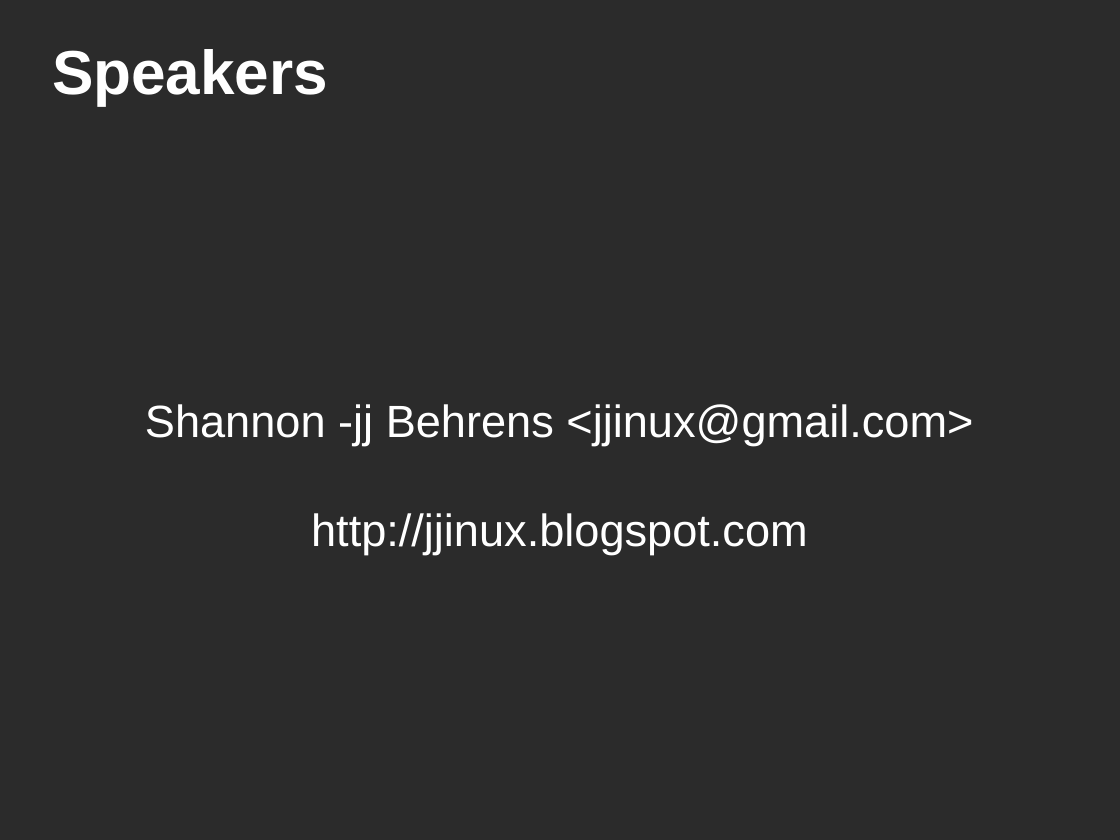
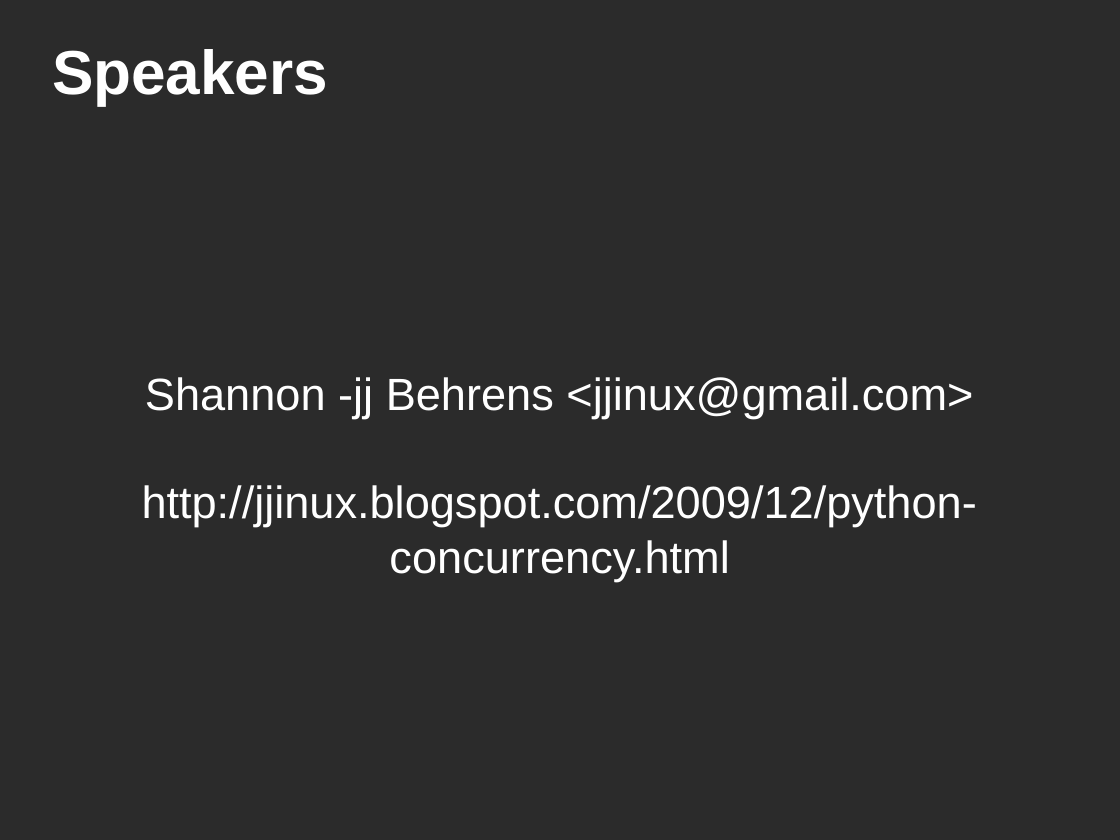
Before and after one commit to jjinux/concurrency-200912, a slide deck: slide 3 of slides.odp. Drawn at 1120x840 pixels with LibreOffice and Linux fonts; fonts in the diff are those of the drawing; background and template pictures are left out; a plain dark background stands for a picture behind light text. Boxes give left, top, right and bottom in pixels: in the first picture for what was removed or moved away, otherwise in the second. Text is boxed around its words. In the diff, an @@ line names an element or a change of style, - is before the commit and + after.

```diff
--- a/slides.odp
+++ b/slides.odp
@@ subtitle at [142,485,977,581]: text changed @@
-http://jjinux.blogspot.com
+http://jjinux.blogspot.com/2009/12/python-concurrency.html
```
Also in this commit, not shown: 1 other slide changed, 1 other file.
